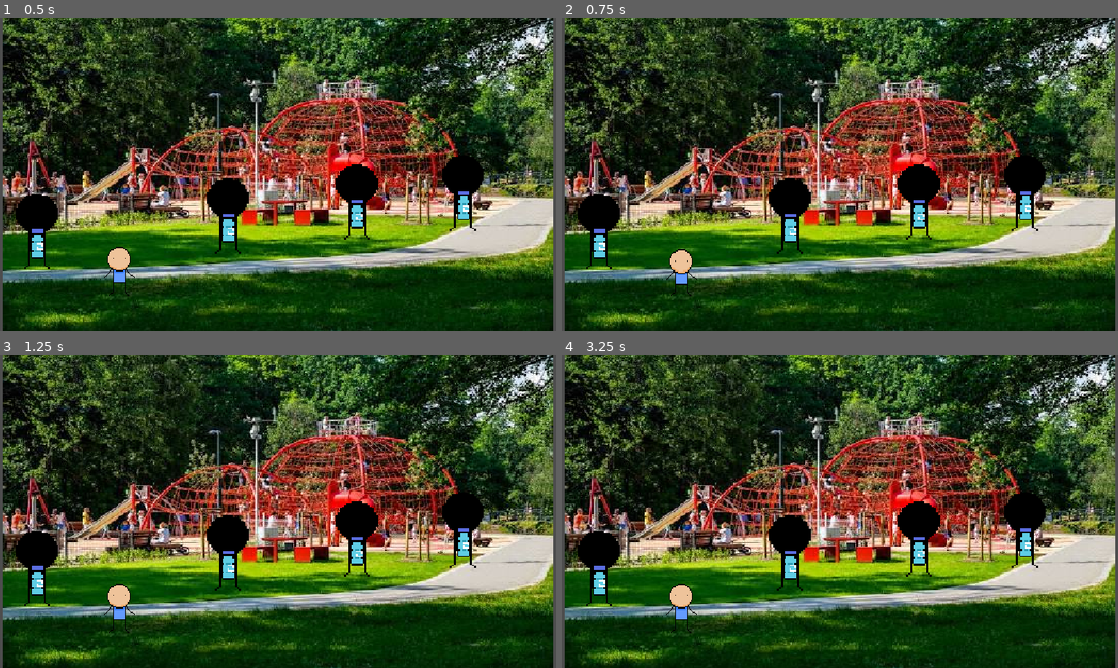
Above: before the commit, frames 1-4 (two rows, left to right).
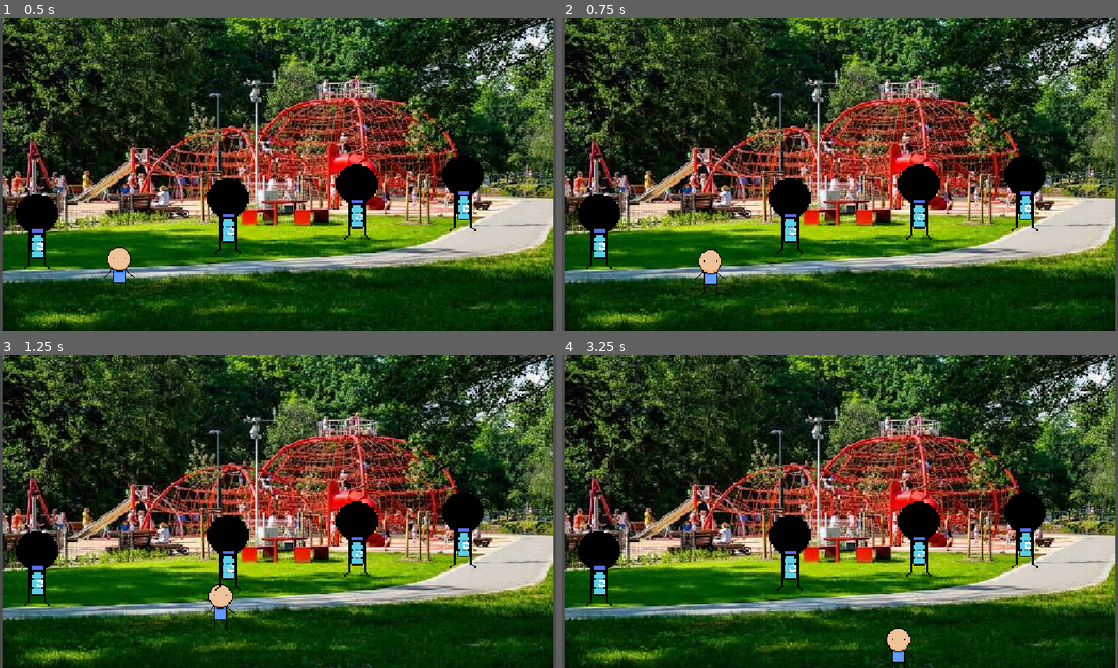
Above: after the commit, the same moments.

Repository: UBGC/quest_for_kaucja
Game: Godot game, scene res://node_2d.tscn
Two runs of this game, one before a commit and one after it. Both use one fixed random seed, a clock stepped at 60 frames per second and the inputs below. This scene is started directly instead of the project's main scene.
Inputs (mouse positions are in pixels of both pictures, inside the frame that each line leads up to):
- Up to frame 1 (0.5 s): no input
- Up to frame 2 (0.75 s): tap Enter at 0.5 s; move the mouse to (962, 158) at 0.52 s; hold D (Right) from 0.53 s (still down); hold Enter from 0.53 s (still down)
- Up to frame 3 (1.25 s): keep holding D (Right); keep holding Enter
- Up to frame 4 (3.25 s): move the mouse to (728, 527) at 1.27 s; release D (Right) at 1.28 s; release Enter at 1.28 s; hold S (Down) 1.28-2.03 s; tap Ctrl at 1.35 s; move the mouse to (895, 442) at 2.02 s; hold D (Right) 2.03-2.78 s; hold Shift 2.03-2.78 s; move the mouse to (812, 574) at 2.77 s; hold W (Up) from 2.78 s (still down); tap Enter at 2.85 s

Frame 1 is identical in both runs. In frame 2, 0.8% of the frame differs, in the area x 18-30%, y 73-89%; in frame 3, 0.8%, in the area x 18-43%, y 73-89%; in frame 4, 0.8%.
Error before the commit: Parse Error: Identifier "animeted_sprited_2D" not declared in the current scope. (res://character_body_2d.gd:20)

Commit message:
Update character_body_2d.gd

Diff:
--- a/character_body_2d.gd
+++ b/character_body_2d.gd
@@ -4,7 +4,7 @@
 const SPEED = 300.0
 const JUMP_VELOCITY = -400.0
 
-@onready var animated_sprited_2D = $AnimatedSprite2D
+@onready var animated_sprite = $AnimatedSprite2D
 
 func _physics_process(delta: float) -> void:
 	# Add the gravity.
@@ -17,23 +17,23 @@
 )
 	if direction.y == -1:
 		velocity.y = -1 * SPEED
-		animeted_sprited_2D.play("run")
+		animated_sprite.play("run")
 	elif direction.y == 1:
 		velocity.y = SPEED
-		animeted_sprited_2D.play("run")
+		animated_sprite.play("run")
 	else:
 		velocity.y = 0
 	if direction.x == -1:
 		velocity.x = -1 * SPEED
-		animeted_sprited_2D.play("run")
-		animeted_sprited_2D.flip_h = false
+		animated_sprite.play("run")
+		animated_sprite.flip_h = false
 	elif direction.x == 1:
 		velocity.x = SPEED
-		animeted_sprited_2D.play("run")
-		animeted_sprited_2D.flip_h = true
+		animated_sprite.play("run")
+		animated_sprite.flip_h = true
 	else:
 		velocity.x = 0
-		animated_sprited_2D.play("idle")
+		animated_sprite.play("idle")
 
 
 
